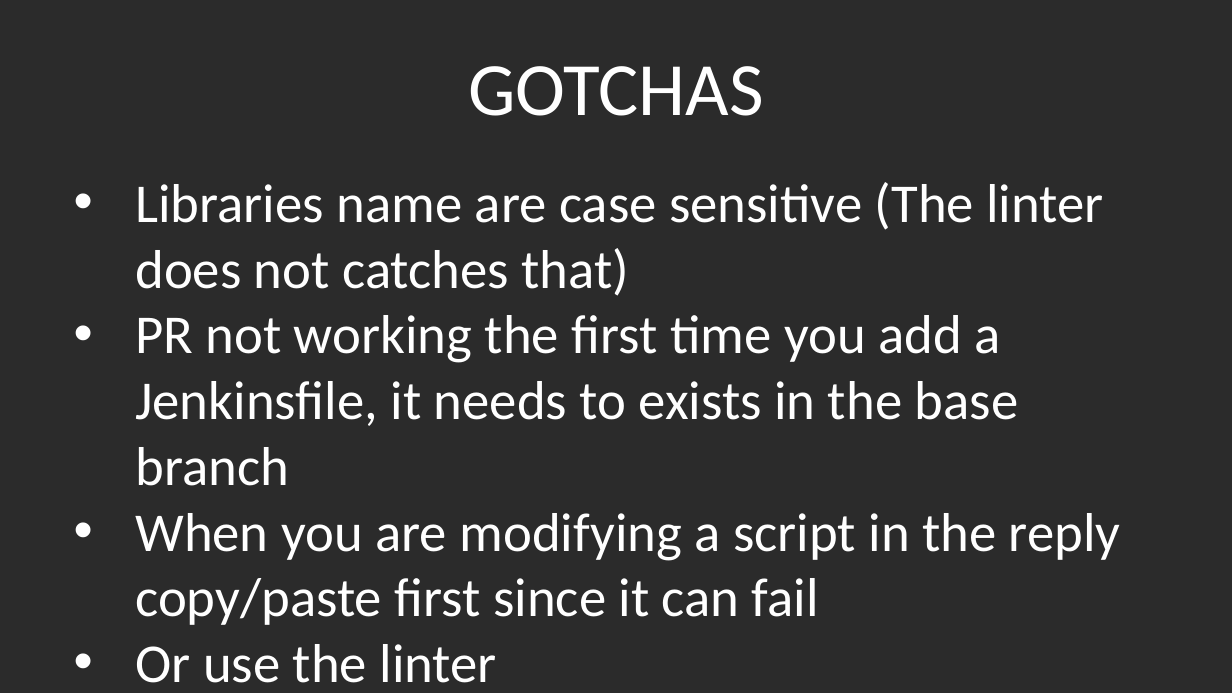
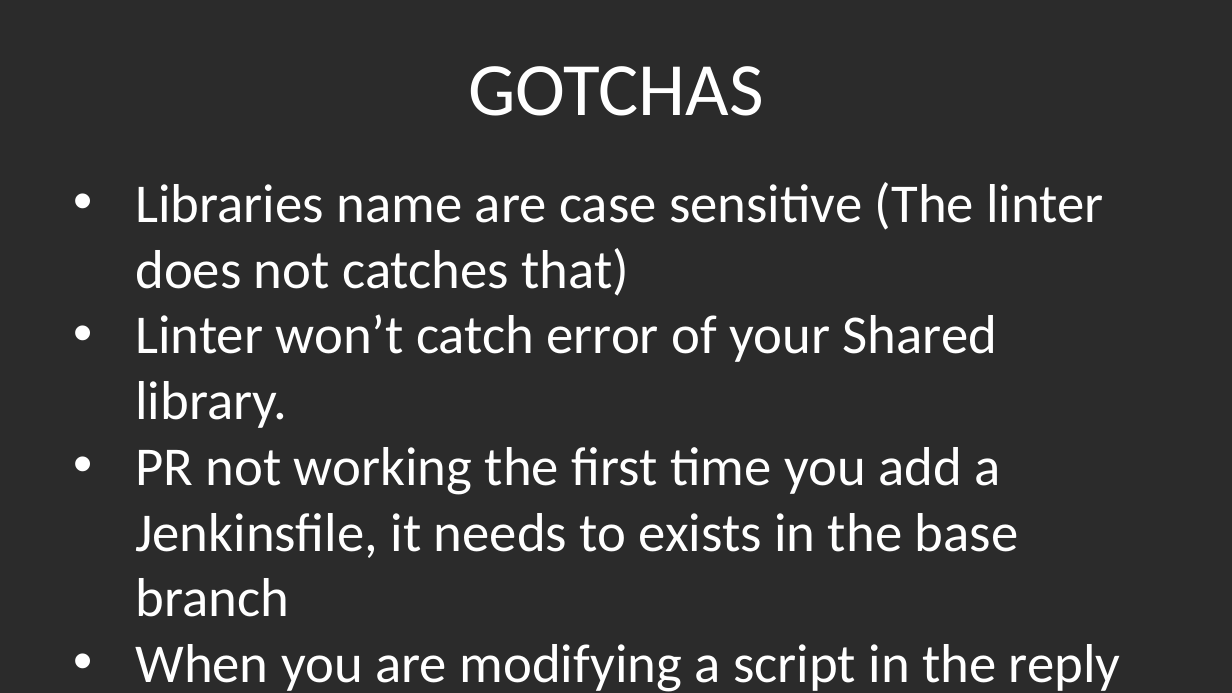
Before and after one commit to AnimalLogic/jenkins_pipeline, a slide deck: slide 17 of SharedPipelinePresentation.pptx (slide 14 before the commit). Drawn at 1232x693 pixels with LibreOffice and Linux fonts; fonts in the diff are those of the drawing; background and template pictures are left out; a plain dark background stands for a picture behind light text. Boxes give left, top, right and bottom in pixels: in the first picture for what was removed or moved away, otherwise in the second. Text is boxed around its words. In the diff, an @@ line names an element or a change of style, - is before the commit and + after.

```diff
--- a/SharedPipelinePresentation.pptx
+++ b/SharedPipelinePresentation.pptx
@@ text at (x1=135, y1=314, x2=998, y2=428): paragraph added @@
+• Linter won’t catch error of your Shared library.
```
Also in this commit, not shown: 3 other slides changed, 3 slides added.
